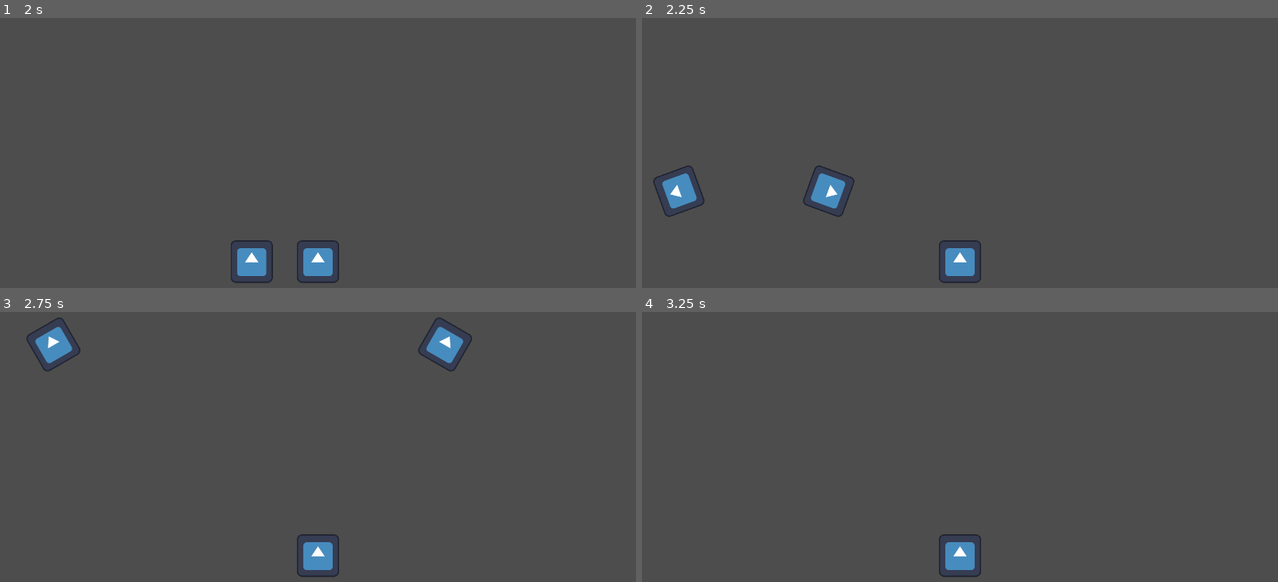
Above: before the commit, frames 1-4 (two rows, left to right).
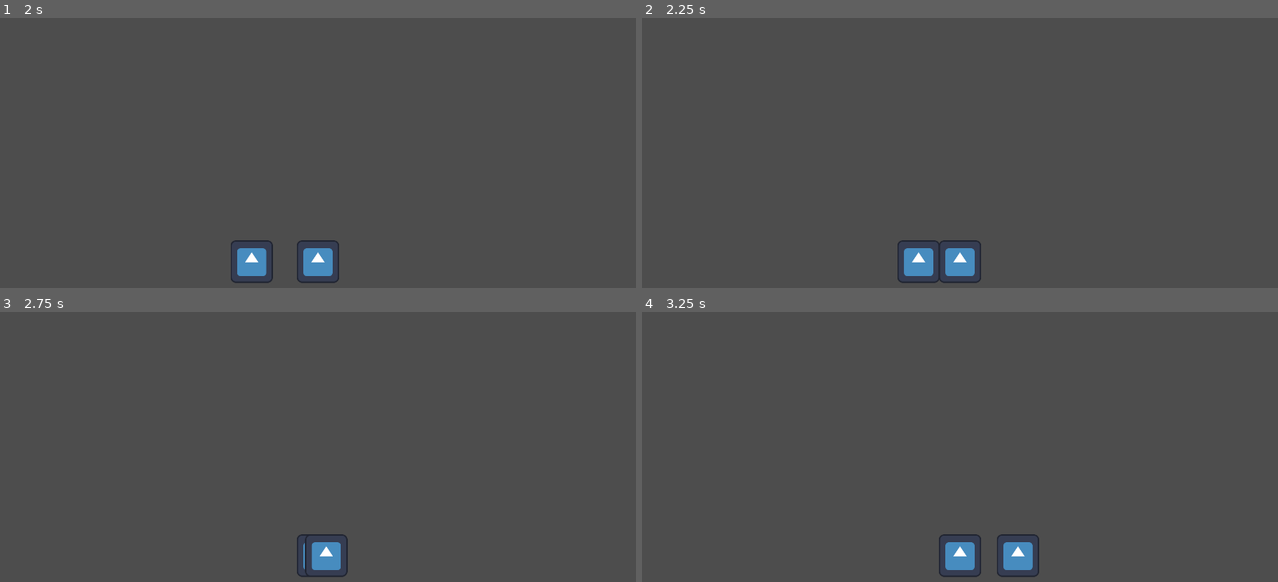
Above: after the commit, the same moments.

Repository: Jam-n-Bees/Garden-Guardian
Game: Godot game, scene res://MainScene.tscn
Same seed, same stepped clock (60 frames per second), same inputs: the game is played once before the commit and once after it. The engine's default icon, where the game draws it, is replaced by a stand-in: a white triangle on a blue panel in a dark square.
Inputs (mouse positions are in pixels of both pictures, inside the frame that each line leads up to):
- Up to frame 1 (2 s): move the mouse to (457, 174) at 0.52 s; press the mouse at (457, 174) at 0.53 s; move the mouse to (190, 209) at 1.27 s; release the mouse at (190, 209) at 1.28 s; right-click (190, 209) at 1.35 s
- Up to frame 2 (2.25 s): move the mouse to (1023, 112) at 2.02 s; press the mouse at (1023, 112) at 2.03 s
- Up to frame 3 (2.75 s): no input
- Up to frame 4 (3.25 s): move the mouse to (928, 557) at 2.77 s; release the mouse at (928, 557) at 2.78 s; right-click (928, 557) at 2.85 s

Frame 1 is identical in both runs. In frame 2, 1.9% of the frame differs, in the area x 1-47%, y 54-99%; in frame 3, 1.7%; in frame 4, 0.6%.

Commit message:
Notes + Comments
Added notes and comments to snip for college.

Diff:
--- a/goons/goon_scripts/goon_class.gd
+++ b/goons/goon_scripts/goon_class.gd
@@ -19,6 +19,8 @@
 
 var global_variables := load("res://resources/global_variables/global_variables.tres")
 
+# NOTE
+# So long as the goon is not KO'd, it will move towards the player
 func _process(delta: float) -> void:
 	if knocked_out == false:
 		if goon_approach == Incoming.RIGHT:
@@ -27,16 +29,29 @@
 			self.position.x += delta*base_speed*slow_down
 
 func _ready() -> void:
-	await get_tree().create_timer(2).timeout
-	knockout()
 	pass
 
+# NOTE
+# This function is used whenever something might hold the goons briefly
+# This may be because the player was hit, or using an item of ability
+# The function sets the "slow_down" to 0 (a multiplier in the move speeed)
+# then waits for seconds indictated by the "speed_up_delay"
+# and then tweens the property, to go back up to 1, over the timespan of 1.5 seconds
+# the timespan may be changed, and may even be influenced by level difficulty later
 func pause():
 	slow_down = 0
-	await get_tree().create_timer(1).timeout
+	await get_tree().create_timer(speed_up_delay).timeout
 	var accelerate = create_tween()
 	accelerate.tween_property(self,"slow_down",1,1.5)
 
+# NOTE
+# The below function should be called when the goon is defeated
+# Sets knockout to true, then creates the neccesary tweens
+# based on whether it is on the left or right side,
+# it'll go zooming off screen, position relatively proportional to the player
+# and also spin off like team rocket in the apropriate direction
+# As a little test, when the tween is over, it prints to console, "Dead!"
+# then deletes itself
 func knockout():
 	knocked_out = true
 	var rotate = create_tween()
